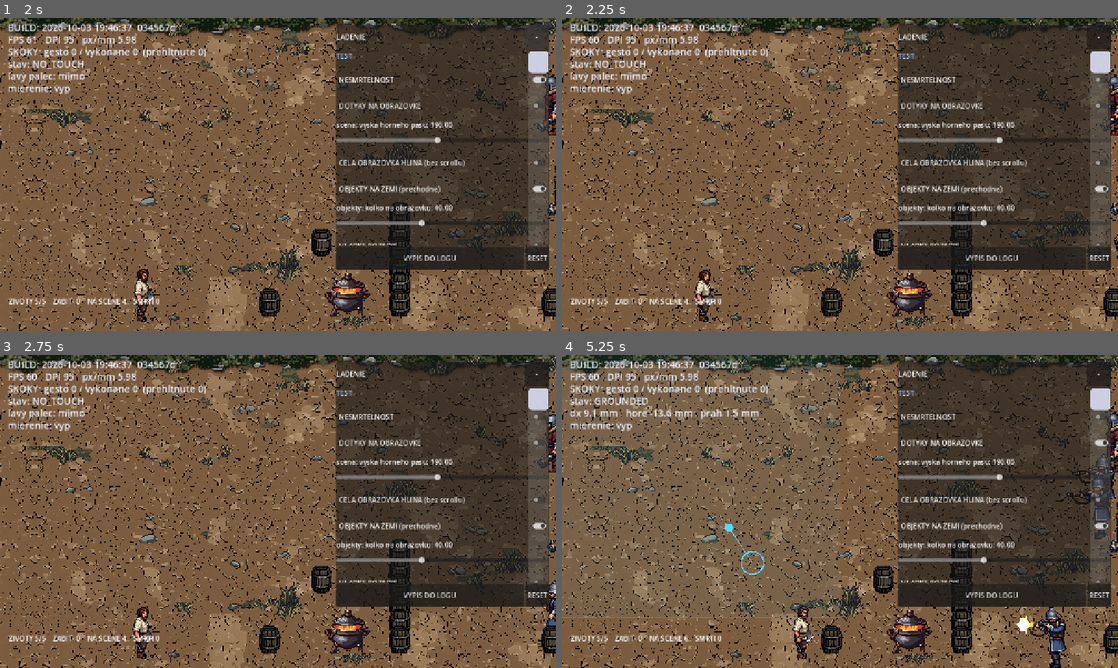
Above: before the commit, frames 1-4 (two rows, left to right).
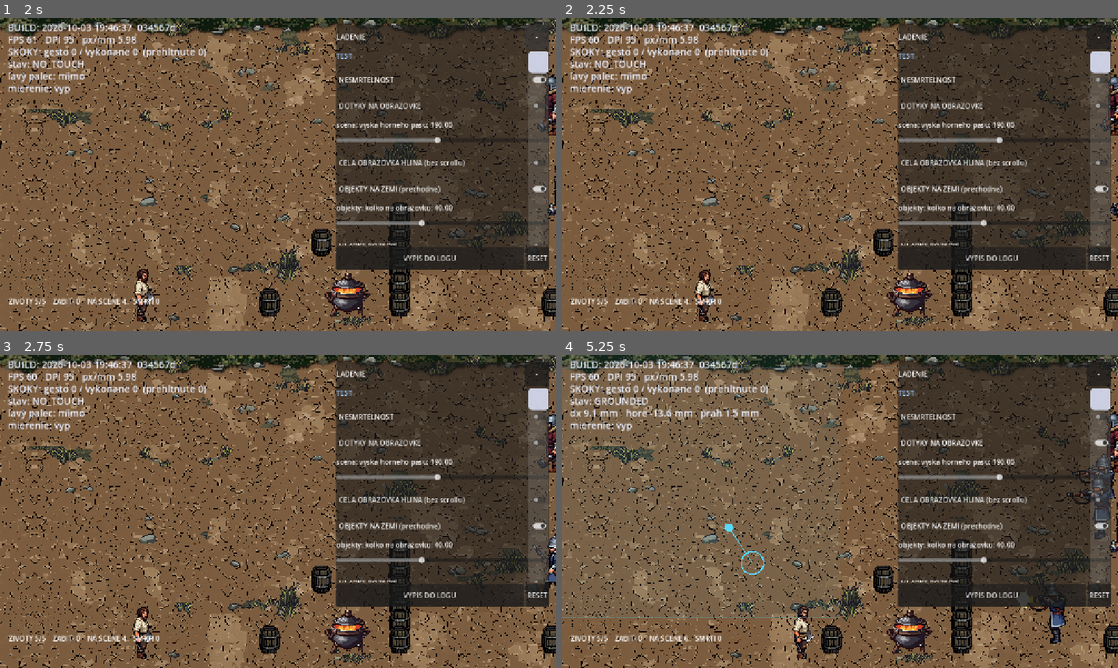
Above: after the commit, the same moments.

Repository: belispav/slavs
Game: Godot game, scene res://scenes/main.tscn
Same seed, same stepped clock (60 frames per second), same inputs: the game is played once before the commit and once after it.
Inputs (mouse positions are in pixels of both pictures, inside the frame that each line leads up to):
- Up to frame 1 (2 s): click "-" at 0.5 s; click "+" at 1.25 s
- Up to frame 2 (2.25 s): click "NESMRTELNOST" at 2 s
- Up to frame 3 (2.75 s): no input
- Up to frame 4 (5.25 s): click "DOTYKY NA OBRAZOVKE" at 2.75 s; click "CELA OBRAZOVKA HLINA (bez scr…" at 3.5 s; tap Enter (ui_accept) at 4.25, 4.52 s; move the mouse to (962, 495) at 4.27 s; hold D 4.28-5 s; hold Space 4.28-5 s; click (962, 495) at 4.42 s; drag from (728, 527) to (801, 633) at 5.02 s

Frame 1 is identical in both runs. In frame 2, less than 0.1% of the frame differs, in the area x 99-100%, y 59-75%; in frame 3, 0.4%; in frame 4, 0.8%, in the area x 81-91%, y 72-100%.

Commit message:
T25/T26: barrels block enemies, rusher reach measured to the hero
Co-Authored-By: Claude Sonnet 5.5 <noreply@anthropic.com>
Claude-Session: https://claude.ai/code/session_017KsivBQZaW16CcJZt6qxhN

Diff:
--- a/slavs/scripts/enemy.gd
+++ b/slavs/scripts/enemy.gd
@@ -119,7 +119,8 @@
 	# having to hand out its pool array.
 	add_to_group("enemy")
 	collision_layer = Tuning.LAYER_ENEMY
-	collision_mask = Tuning.LAYER_WORLD
+	# T25 (2026-10-06): barrels stop enemies exactly like the hero.
+	collision_mask = Tuning.LAYER_WORLD | Tuning.LAYER_PROP
 	floor_snap_length = 8.0
 
 	var cs := CollisionShape2D.new()
@@ -634,8 +635,19 @@
 			_weave_value = _weave()
 		var to_target: Vector2 = target.global_position \
 			+ Vector2(0.0, _depth_offset + _weave_value) - global_position
+		# T26 (2026-10-06): REACH is measured to the hero himself, not to the
+		# offset goal point. It used to use the goal point, so each rusher's
+		# strike zone was shifted up or down by its own depth offset + weave
+		# (up to +-80 px) - the zone was not centred on the hero (Pavel).
+		# The offset now only shapes the approach path.
 		var distance: float = to_target.length()
-		in_range = distance <= (hold_range if _stopped else enter_range)
+		if distance < 12.0:
+			# Arrived at its own goal point but not yet in reach (small range
+			# setting): aim at the hero instead of standing there.
+			to_target = target.global_position - global_position
+			distance = maxf(to_target.length(), 0.001)
+		var reach: float = (target.global_position - global_position).length()
+		in_range = reach <= (hold_range if _stopped else enter_range)
 		_stopped = in_range
 
 		if not in_range:
Not shown, changed: CLAUDE.md
Not shown, changed: KDE_JE_CO.html
Not shown, changed: KDE_JE_CO.md
